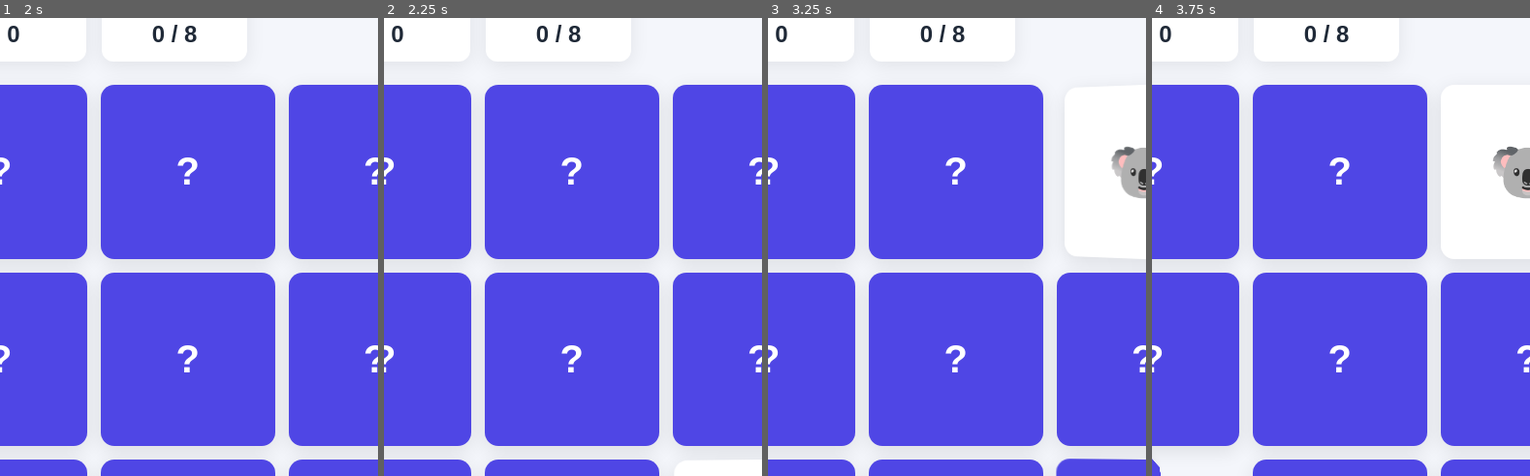
Above: before the commit, frames 1-4 (left to right).
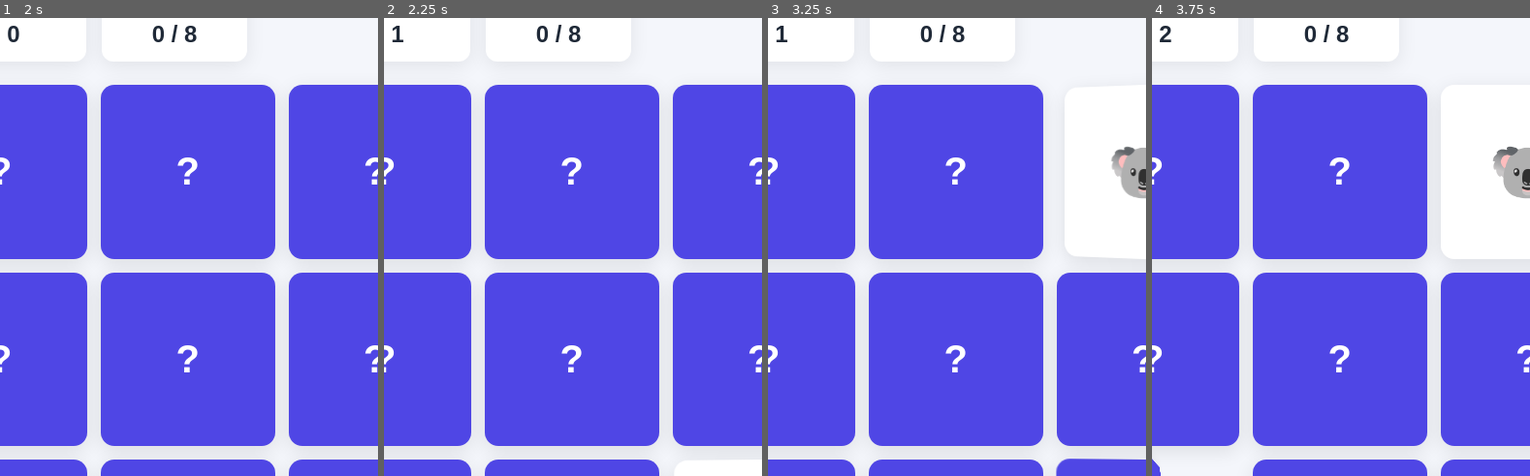
Above: after the commit, the same moments.

Repository: Artem07199/memory-game
Game: browser game, page index.html
The game is run twice, just before and just after one commit, with the same random seed, the same clock (stepped at 60 frames per second) and the same inputs.
Inputs:
- Up to frame 1 (2 s): click "Новая игра" at 1.27 s; click "🐭 ?" at 1.87 s
- Up to frame 2 (2.25 s): click "🐶 ?" at 2.02 s
- Up to frame 3 (3.25 s): click "🦊 ?" at 2.47 s; click "🐨 ?" at 3.07 s
- Up to frame 4 (3.75 s): click "🐹 ?" at 3.67 s
The pictures show only the part of the screen within x 38-88%, y 11-61%; the shares and areas given below are measured in that part.

Frame 1 is identical in both runs. In frame 2, less than 0.1% of the frame differs, in the area x 2-6%, y 1-6%; in frame 3, less than 0.1%; in frame 4, less than 0.1%.

Commit message:
feat: add game statistics

Diff:
--- a/src/js/main.js
+++ b/src/js/main.js
@@ -80,6 +80,13 @@
 let openedCards = [];
 let matchedCards = [];
 let closeTimer = null;
+let moves = 0;
+let pairs = 0;
+
+const updateStats = () => {
+  movesValue.textContent = moves;
+  pairsValue.textContent = `${pairs} / 8`;
+};
 
 
 // Shuffle
@@ -105,11 +112,17 @@
 const checkMatch = () => {
   const [firstCard, secondCard] = openedCards;
 
+  moves += 1;
+  updateStats();
+
   if (firstCard.dataset.value === secondCard.dataset.value) {
     firstCard.classList.add('card--matched');
     secondCard.classList.add('card--matched');
 
     matchedCards.push(firstCard, secondCard);
+    pairs += 1;
+
+    updateStats();
 
     openedCards = [];
 
@@ -186,6 +199,10 @@
 
   openedCards = [];
   matchedCards = [];
+  moves = 0;
+  pairs = 0;
+
+  updateStats();
 
   const cards = shuffle([...cardValues, ...cardValues]);
 
